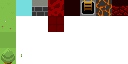
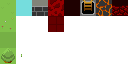
Comparing the layer stacks of the two w=128, h=64 images. Changes:
painted on "Layer 1" over <box>1,59,15,64</box>
